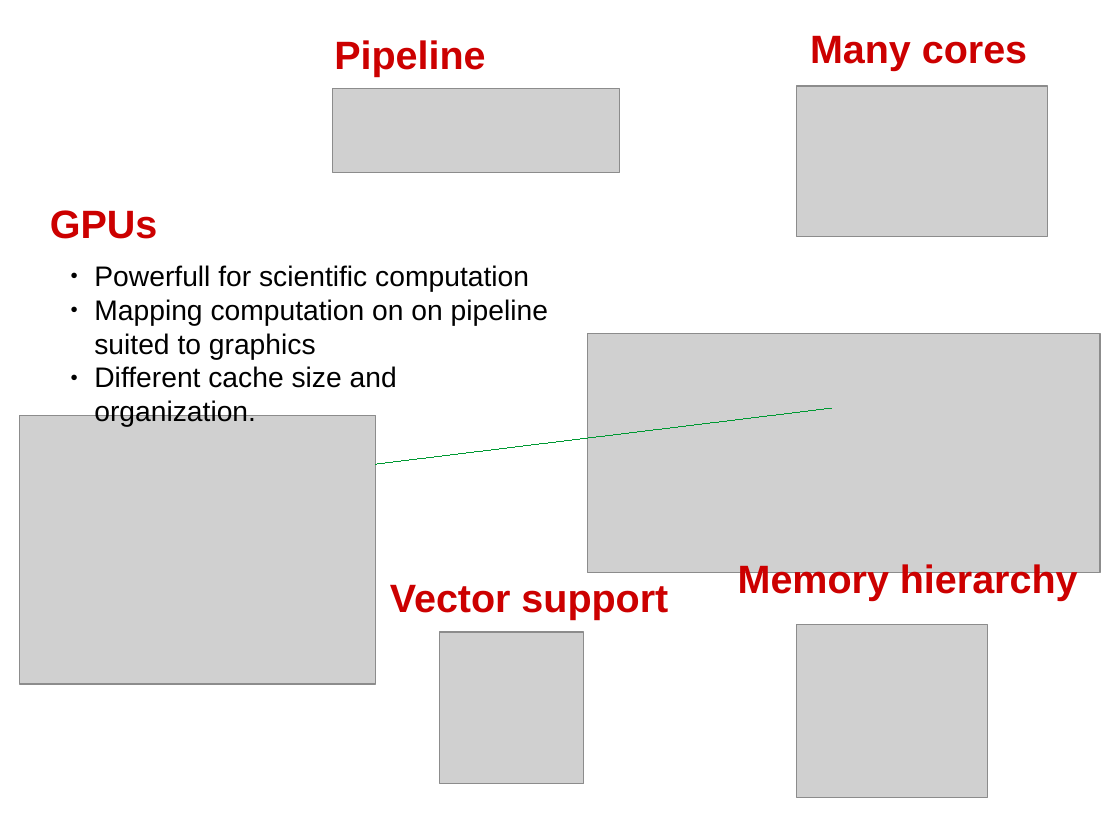
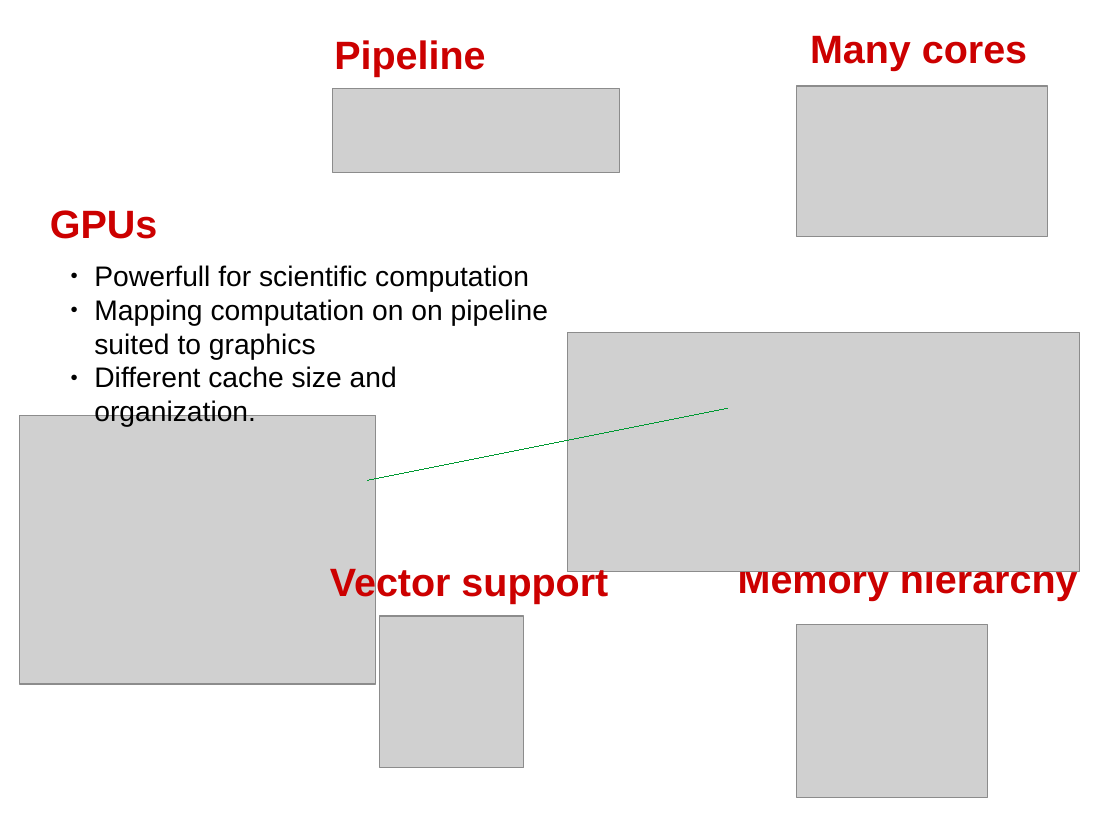
Before and after one commit to swhatelse/M2_internship, a slide deck: slide 8 of org/Presentations/defense/model/HPC.odp. Drawn at 1120x840 pixels with LibreOffice and Linux fonts; fonts in the diff are those of the drawing; grey boxes stand for pictures. Boxes give left, top, right and bottom in pixels: in the first picture for what was removed or moved away, otherwise in the second. Text is boxed around its words. In the diff, an @@ line names an element or a change of style, - is before the commit and + after.

```diff
--- a/org/Presentations/defense/model/HPC.odp
+++ b/org/Presentations/defense/model/HPC.odp
@@ picture: place and size @@
-picture at [587, 333, 1101, 573]
+picture at [567, 332, 1080, 572]
@@ line moved from (376, 464) - (832, 409) to (368, 480) - (729, 409) @@
@@ text "Vector support": place and size @@
-text "Vector support" at [390, 584, 668, 620]
+text "Vector support" at [330, 565, 608, 604]
@@ picture: place and size @@
-picture at [440, 632, 584, 785]
+picture at [380, 616, 524, 768]
```
Also in this commit, not shown: 8 other slides changed, 20 other files.
